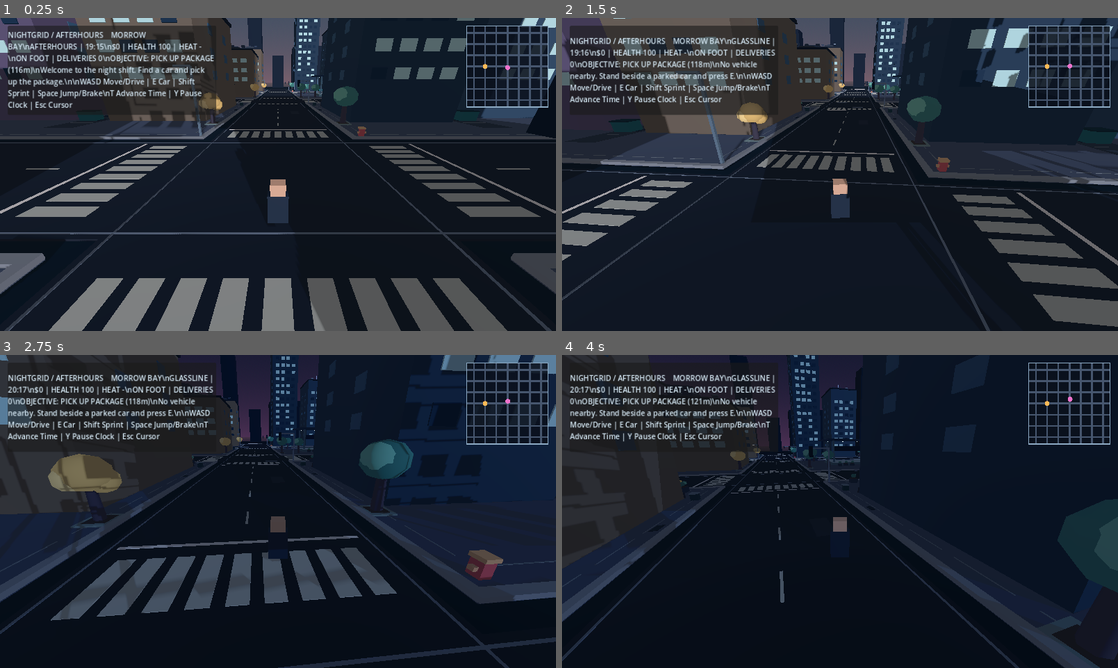
Above: before the commit, frames 1-4 (two rows, left to right).
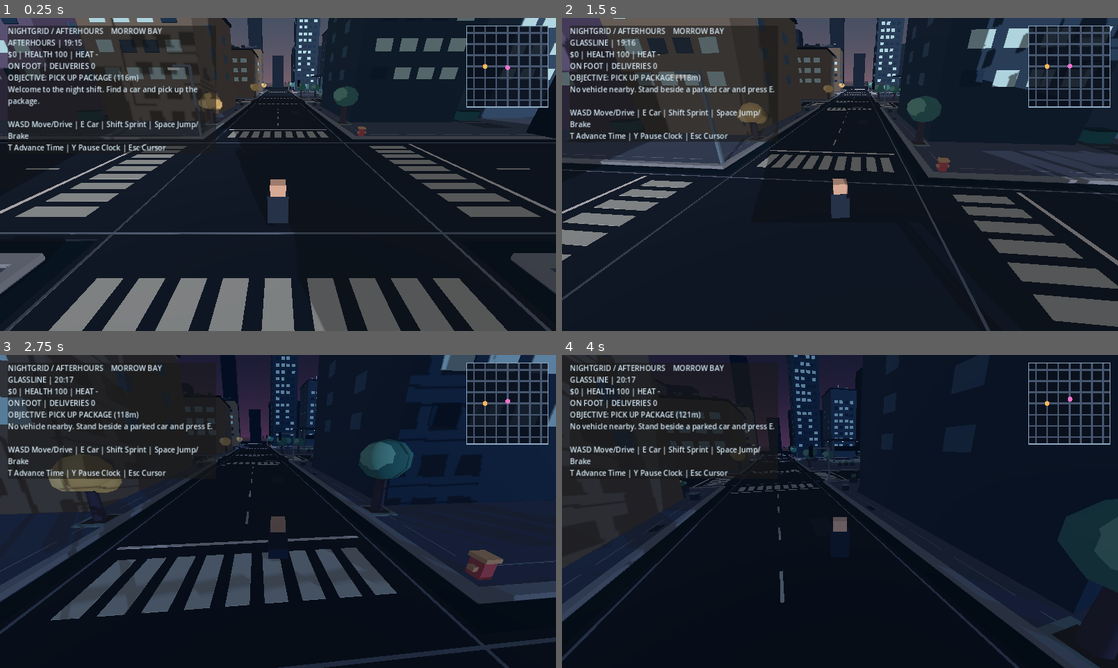
Above: after the commit, the same moments.

Repository: ProhibitedTV/NightGrid-Afterhours
Game: Godot game, scene res://scenes/main.tscn
Same seed, same stepped clock (60 frames per second), same inputs: the game is played once before the commit and once after it.
Inputs (mouse positions are in pixels of both pictures, inside the frame that each line leads up to):
- Up to frame 1 (0.25 s): no input
- Up to frame 2 (1.5 s): tap Enter at 0.5 s; move the mouse to (867, 174) at 0.52 s; hold Shift 0.53-1.28 s; hold W from 0.53 s (still down); tap Space at 0.77 s; move the mouse to (812, 174) at 1.27 s; tap E at 1.35 s
- Up to frame 3 (2.75 s): keep holding W; tap Space at 1.52 s; move the mouse to (289, 505) at 2.02 s; tap T at 2.1 s
- Up to frame 4 (4 s): keep holding W; move the mouse to (834, 517) at 2.77 s; tap Y at 2.85 s; tap Space at 3.02, 3.77 s; move the mouse to (878, 514) at 3.52 s; hold Shift from 3.53 s (still down)

The runs differ from the first frame. In frame 1, 5.7% of the frame differs, in the area x 1-39%, y 3-44%; in frame 2, 5.5%; in frame 3, 4.8%; in frame 4, 4.3%.

Commit message:
fix(ui): render clock and location as separate HUD lines

Diff:
--- a/scripts/world.gd
+++ b/scripts/world.gd
@@ -437,7 +437,7 @@
 	var mission := "DELIVER PACKAGE" if carrying else "PICK UP PACKAGE"
 	var distance := roundi(_actor().global_position.distance_to(mission_position))
 	var message := notification if notification_time > 0.0 else ""
-	hud_label.text = "NIGHTGRID / AFTERHOURS    MORROW BAY\\n%s | %s\\n$%d | HEALTH %d | HEAT %s\\n%s | DELIVERIES %d\\nOBJECTIVE: %s (%dm)\\n%s\\n\\nWASD Move/Drive | E Car | Shift Sprint | Space Jump/Brake\\nT Advance Time | Y Pause Clock | Esc C …(116 unchanged characters)…
+	hud_label.text = "NIGHTGRID / AFTERHOURS    MORROW BAY\n%s | %s\n$%d | HEALTH %d | HEAT %s\n%s | DELIVERIES %d\nOBJECTIVE: %s (%dm)\n%s\n\nWASD Move/Drive | E Car | Shift Sprint | Space Jump/Brake\nT Advance Time | Y Pause Clock | Esc C …(116 unchanged characters)…
 
 func get_map_state() -> Dictionary:
 	var car_positions: Array[Vector2] = []
